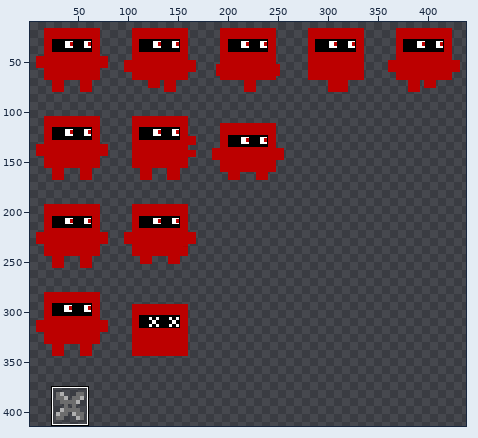
Sprite sheet -- Assets/Sprites/Spritesheet_red_ninja.png. The picture above shows the old version from afar; the outline marks the close-up.
Close-up. Before the commit:
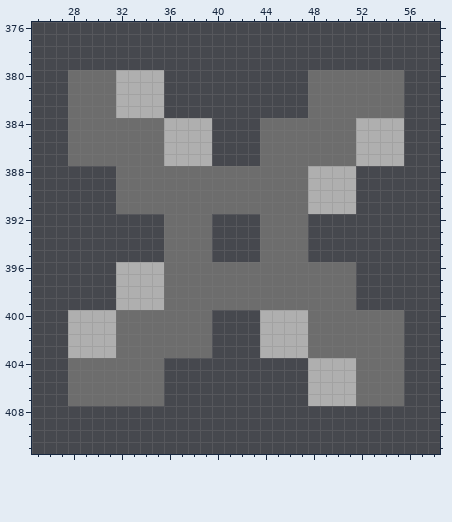
The file is 440x440 pixels. Colours within 5 levels of each other are drawn and written as one. Shown: x 25..58, y 376..411. The wide view leaves out empty margins. The commit also changed other parts of the picture, which this record leaves out.
And afterwards:
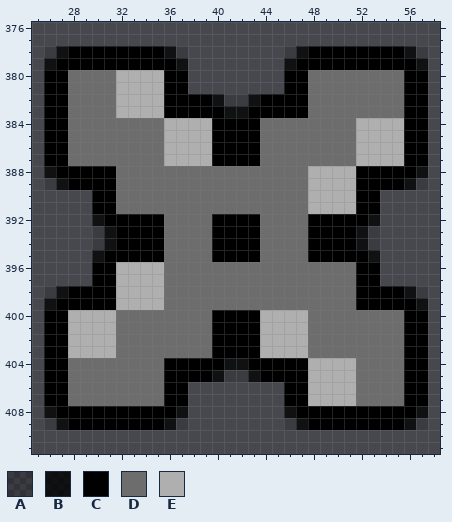
Palette (. is transparent): A #0000002c  B #000000c3  C #000000  D #6d6d6d  E #afafaf
What changed:
Changed rows in their new state; - is an unchanged pixel.
first column x 26:
378 ABCCCCCCCCBA--------ABCCCCCCCCBA
379 BCCCCCCCCCCB--------BCCCCCCCCCCB
380 CC--------CC--------CC--------CC
381 CC--------CC--------CC--------CC
382 CC--------CCCCBAABCCCC--------CC
383 CC--------CCCCCBBCCCCC--------CC
384 CC------------CCCC------------CC
385 CC------------CCCC------------CC
386 CC------------CCCC------------CC
387 CC------------CCCC------------CC
388 BCCCCC--------------------CCCCCB
389 ABCCCC--------------------CCCCBA
390 ----CC--------------------CC----
391 ----CC--------------------CC----
392 ----BCCCCC----CCCC----CCCCCB----
393 ----ABCCCC----CCCC----CCCCBA----
394 ----ABCCCC----CCCC----CCCCBA----
395 ----BCCCCC----CCCC----CCCCCB----
396 ----CC--------------------CC----
397 ----CC--------------------CC----
398 ABCCCC--------------------CCCCBA
399 BCCCCC--------------------CCCCCB
400 CC------------CCCC------------CC
401 CC------------CCCC------------CC
402 CC------------CCCC------------CC
403 CC------------CCCC------------CC
404 CC--------CCCCCBBCCCCC--------CC
405 CC--------CCCCBAABCCCC--------CC
406 CC--------CC--------CC--------CC
407 CC--------CC--------CC--------CC
408 BCCCCCCCCCCB--------BCCCCCCCCCCB
409 ABCCCCCCCCBA--------ABCCCCCCCCBA
Boxes around the changes in both close-ups, in picture pixels (x1, y1, x2, y2):
added: (44, 46, 428, 430)
